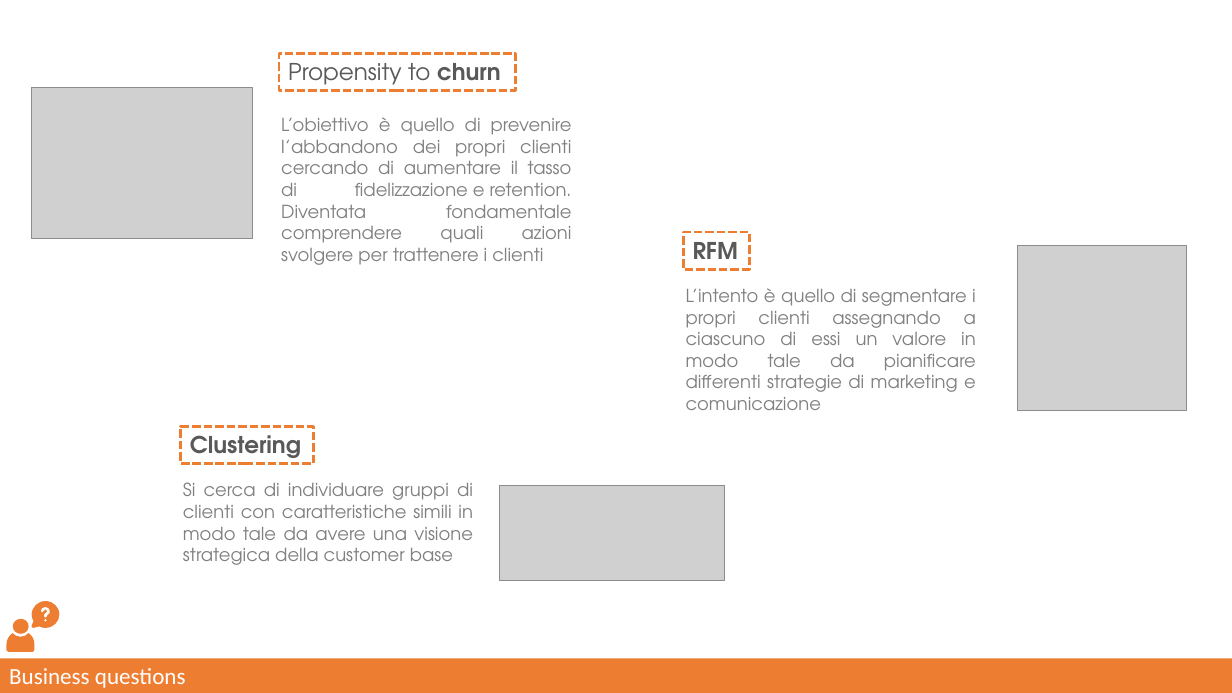
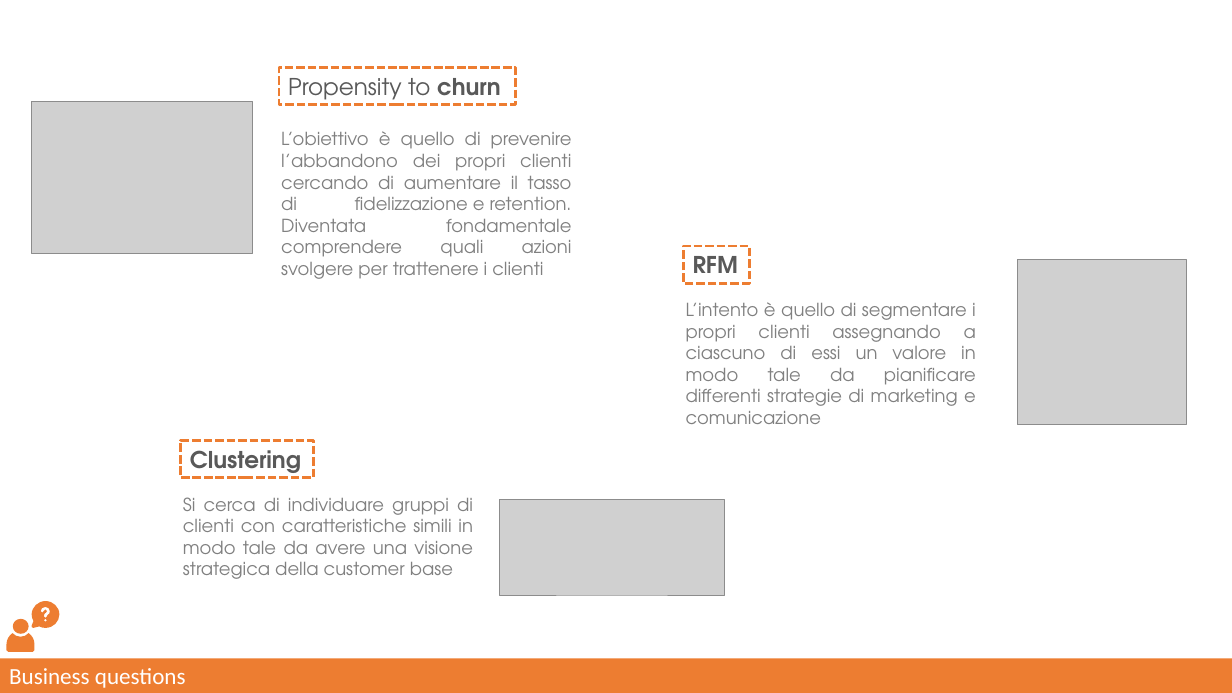
Before and after one commit to lorenzlorg/Digital-Marketing-Data-Science-Lab-Project, a slide deck: slide 4 of Presentazione_digital_marketing.pptx. Drawn at 1232x693 pixels with LibreOffice and Linux fonts; fonts in the diff are those of the drawing; grey boxes stand for pictures. Boxes give left, top, right and bottom in pixels: in the first picture for what was removed or moved away, otherwise in the second. Text is boxed around its words. In the diff, an @@ line names an element or a change of style, - is before the commit and + after.

```diff
--- a/Presentazione_digital_marketing.pptx
+++ b/Presentazione_digital_marketing.pptx
@@ 3 pictures, 3 rectangles, 3 texts: place and size @@
-3 pictures, 3 rectangles, 3 texts at (31, 54, 1187, 581)
+3 pictures, 3 rectangles, 3 texts at (31, 67, 1187, 595)
```
Also in this commit, not shown: 6 other slides changed, 7 other files.
